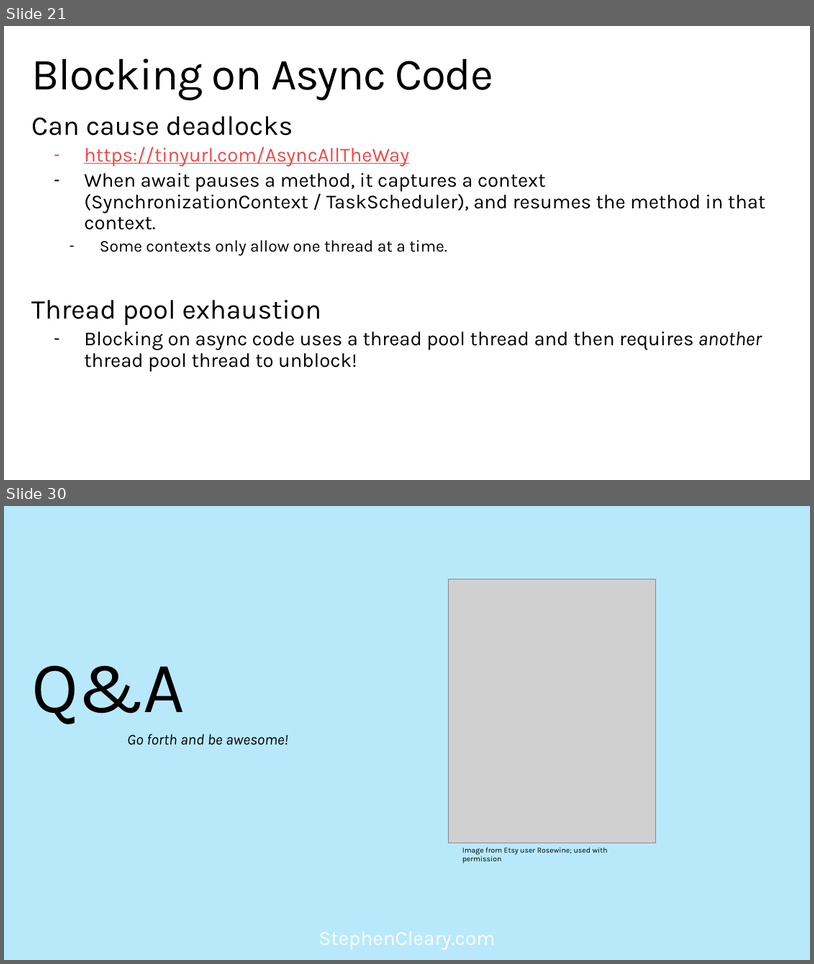
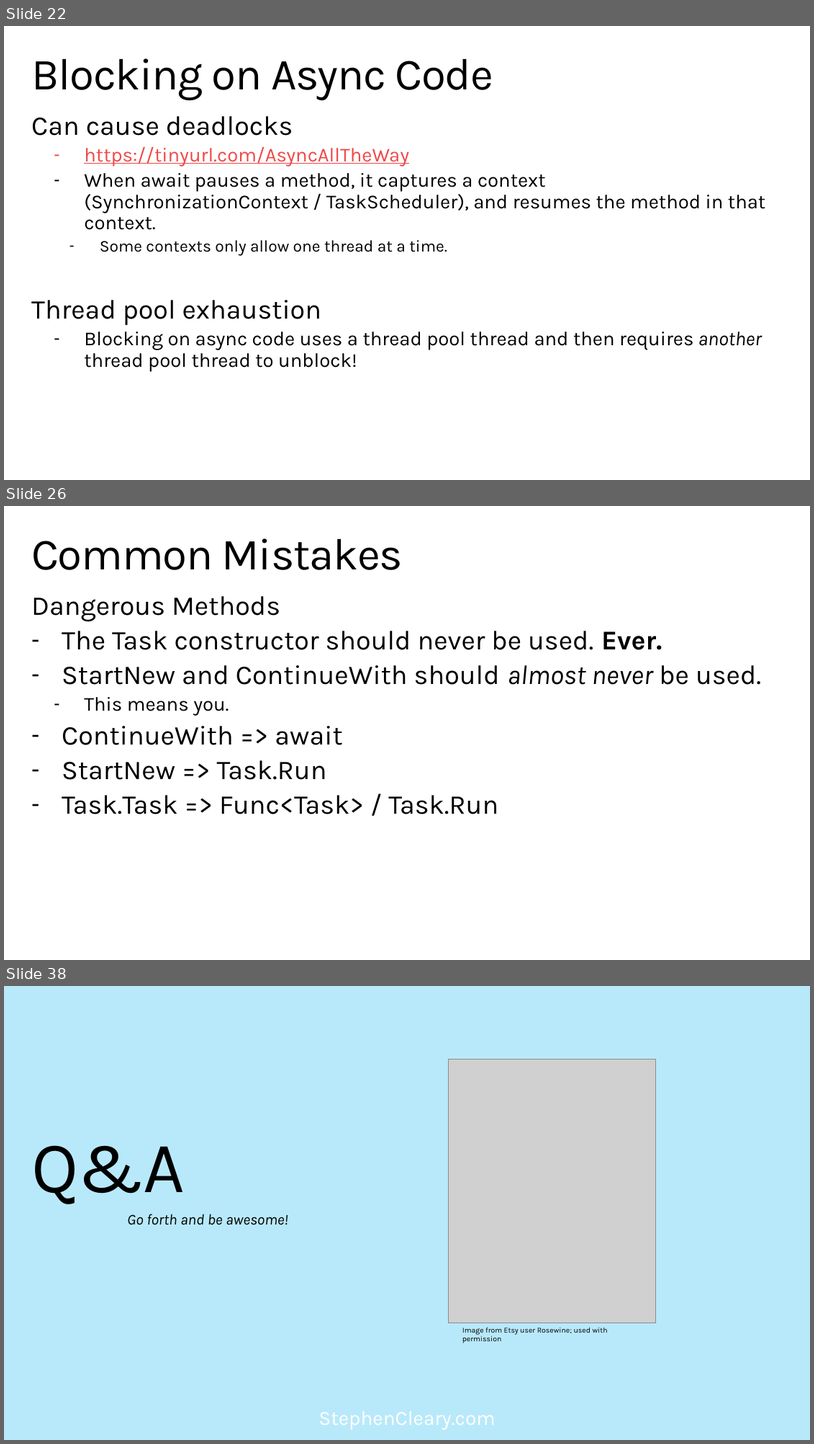
Before and after one commit to StephenCleary/Presentations, a slide deck: Async Pitfalls/Async Pitfalls.pptx. Shown one above the other, each under a label of ours: slides 21 and 30 before the commit, slides 22, 26 and 38 after it; the slides between them are not shown. The pictures are 814x964 and 814x1444 pixels, drawn with LibreOffice and Linux fonts; fonts in the diff are those of the drawing; grey boxes stand for pictures; background and template pictures are left out. Boxes give left, top, right and bottom in pixels: in the first picture for what was removed or moved away, otherwise in the second. Text is boxed around its words. In the diff, an @@ line names an element or a change of style, - is before the commit and + after.

```diff
--- a/Async Pitfalls/Async Pitfalls.pptx
+++ b/Async Pitfalls/Async Pitfalls.pptx
@@ slide 26 added at bbox=[4, 506, 810, 960], background picture (left out); not listed: 1 template element that a slide beside it also shows @@
@@ title added at bbox=[31, 538, 403, 570], 52.9 pt, text #000000 @@
+Common Mistakes
@@ text added at bbox=[31, 596, 761, 814], 32.4 pt, text #000000 @@
+Dangerous Methods
+– The Task constructor should never be used. Ever.
+– StartNew and ContinueWith should almost never be used.
+  – This means you.
+– ContinueWith => await
+– StartNew => Task.Run
+– Task.Task => Func<Task> / Task.Run
@@ what was slide 21 is now slide 22 @@
@@ what was slide 30 is now slide 38 @@
```
Also in this commit, not shown: 7 slides changed, 15 other slides added, 8 slides removed, 4 other files.
